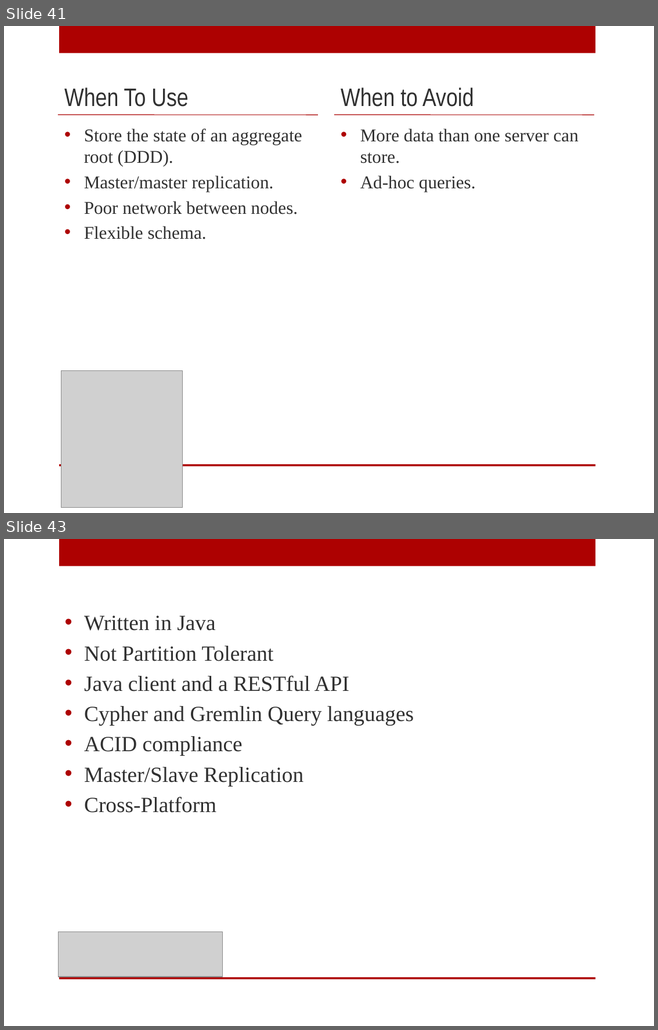
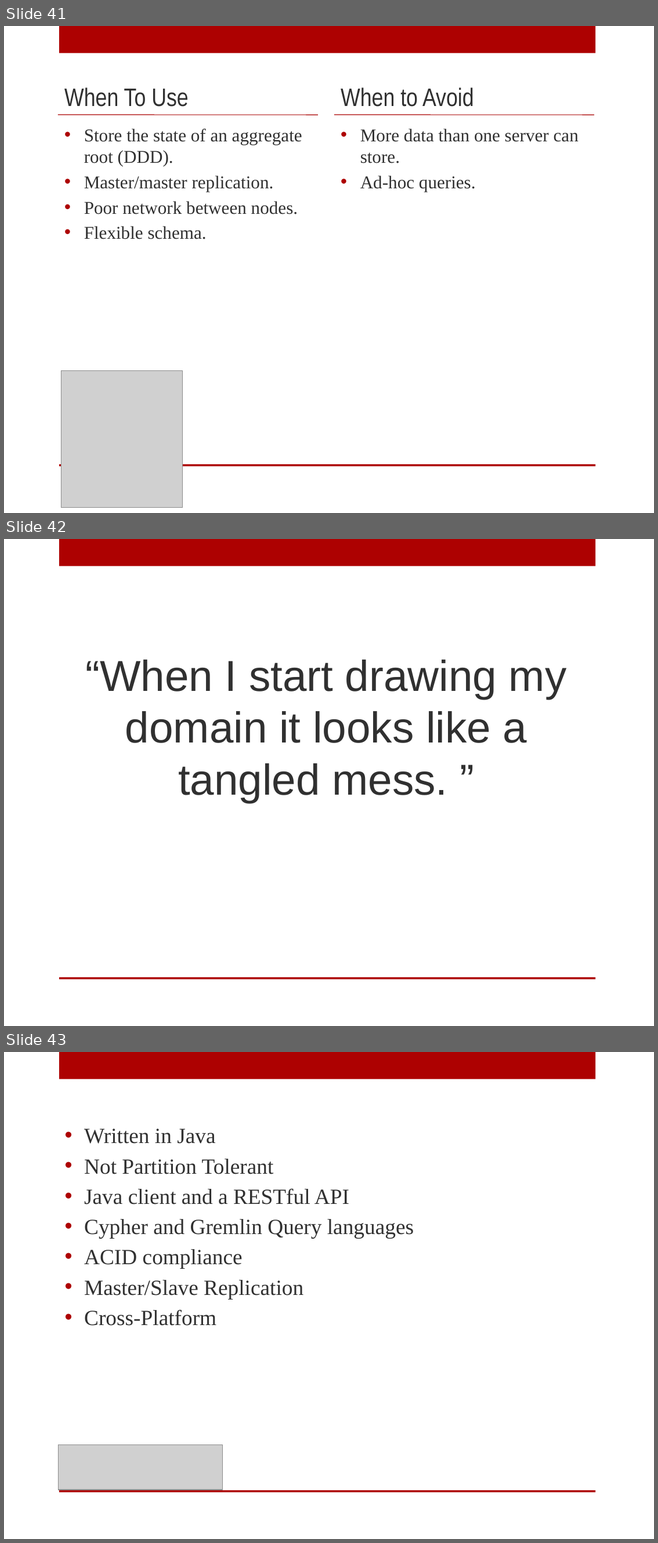
Before and after one commit to digitalBush/nosql-smackdown-talk, a slide deck: nosql-smackdown.pptx. Shown one above the other, each under a label of ours: slides 41 and 43 before the commit, slides 41, 42 and 43 after it; the slides between them are not shown. The pictures are 658x1030 and 658x1543 pixels, drawn with LibreOffice and Linux fonts; fonts in the diff are those of the drawing; grey boxes stand for pictures. Boxes give left, top, right and bottom in pixels: in the first picture for what was removed or moved away, otherwise in the second. Text is boxed around its words. In the diff, an @@ line names an element or a change of style, - is before the commit and + after.

```diff
--- a/nosql-smackdown.pptx
+++ b/nosql-smackdown.pptx
@@ slide 42 added at (4,539,654,1026), background #FFFFFF; not listed: 2 template elements that a slide beside it also shows @@
@@ text added at (85,660,567,803), 48 pt, text #303030 @@
+“When I start drawing my domain it looks like a tangled mess. ”
```
Also in this commit, not shown: 6 slides changed, 4 other slides added, 4 slides removed.
